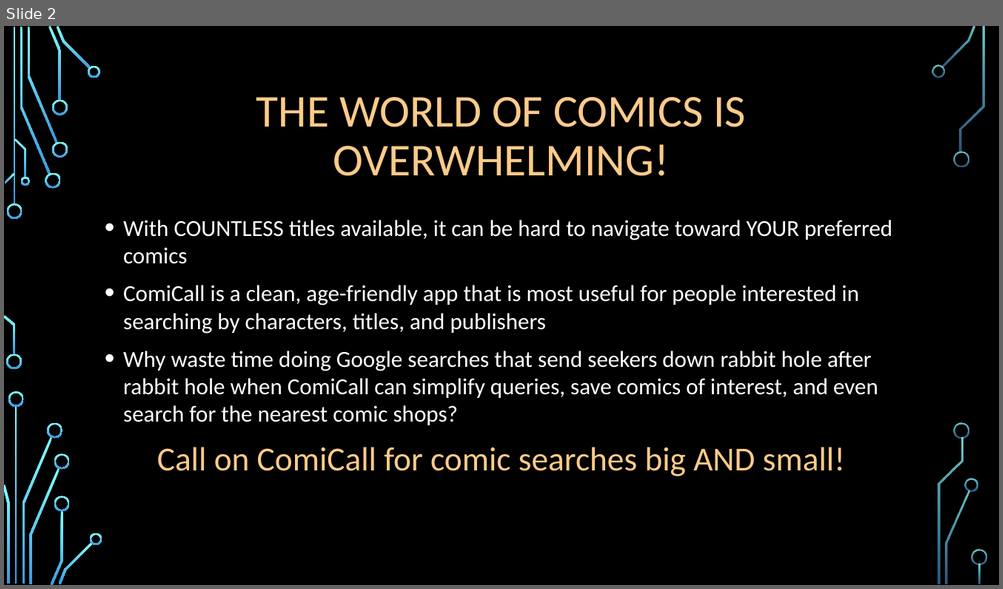
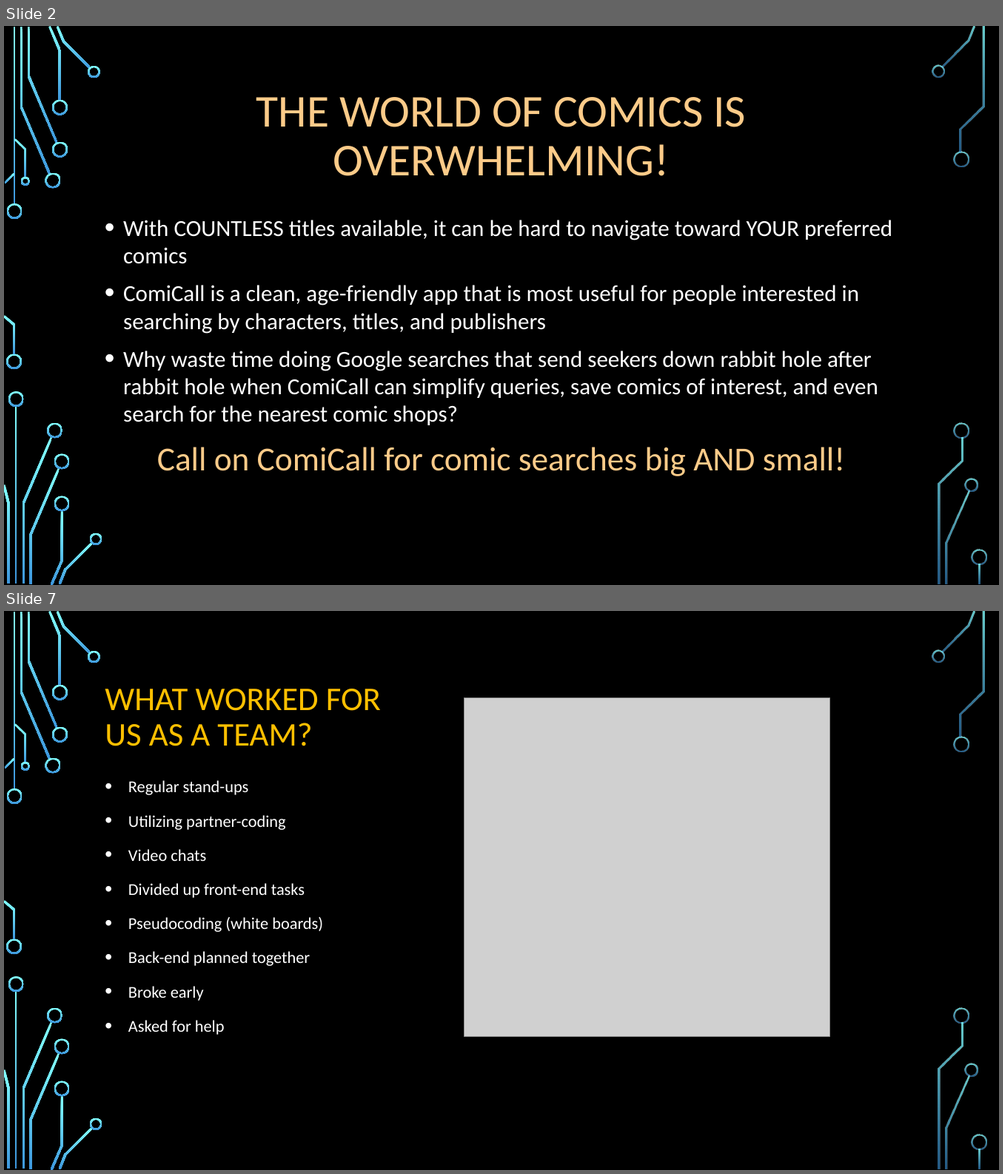
Before and after one commit to maximilianc88/ComiCall, a slide deck: ComiCall Presentation.pptx. Shown one above the other, each under a label of ours: slide 2 before the commit, slides 2 and 7 after it; the slides between them are not shown. The pictures are 1003x589 and 1003x1174 pixels, drawn with LibreOffice and Linux fonts; fonts in the diff are those of the drawing; grey boxes stand for pictures; background and template pictures are left out. Boxes give left, top, right and bottom in pixels: in the first picture for what was removed or moved away, otherwise in the second. Text is boxed around its words. In the diff, an @@ line names an element or a change of style, - is before the commit and + after.

```diff
--- a/ComiCall Presentation.pptx
+++ b/ComiCall Presentation.pptx
@@ slide 7 added at bbox=[4, 611, 999, 1170], background picture (left out); not listed: 36 template elements that a slide beside it also shows @@
@@ title added at bbox=[105, 689, 381, 746], 32 pt, text #FFC000 @@
+WHAT WORKED FOR US AS A TEAM?
@@ picture added at bbox=[464, 698, 829, 1037] @@
@@ text added at bbox=[128, 780, 323, 1035], 16 pt, text #FFFFFF @@
+• Regular stand-ups
+• Utilizing partner-coding
+• Video chats
+• Divided up front-end tasks
+• Pseudocoding (white boards)
+• Back-end planned together
+• Broke early
+• Asked for help
```
Also in this commit, not shown: 5 slides changed, 2 other slides added, 1 other file.
